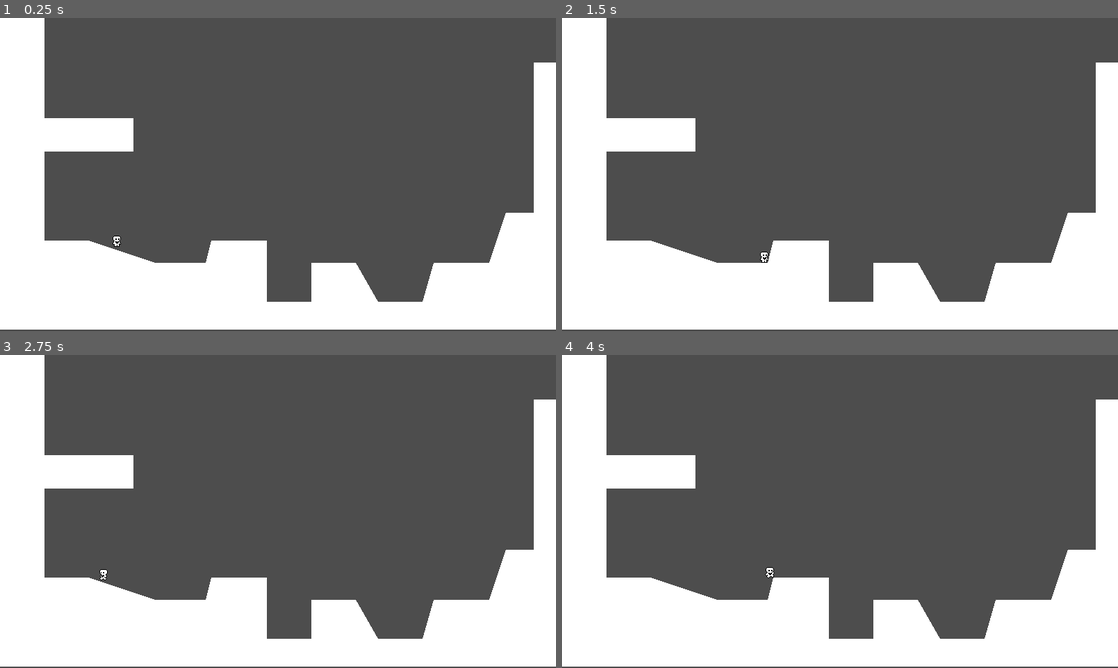
Above: before the commit, frames 1-4 (two rows, left to right).
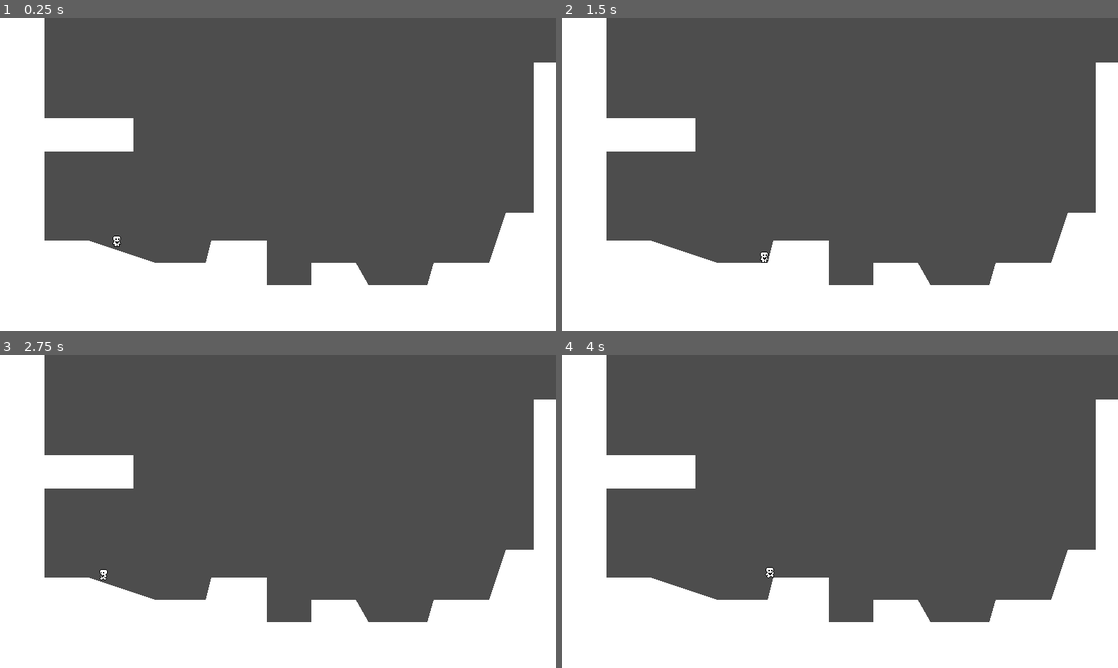
Above: after the commit, the same moments.

Repository: gpot22/goedware-jam-11
Game: Godot game, scene res://scene/world.tscn
Two runs of this game, one before a commit and one after it. Both use one fixed random seed, a clock stepped at 60 frames per second and the inputs below.
Inputs:
- Up to frame 1 (0.25 s): no input
- Up to frame 2 (1.5 s): tap Enter at 0.5 s; hold D (right) from 0.53 s (still down); tap Space (jump) at 0.77 s
- Up to frame 3 (2.75 s): tap Space (jump) at 1.52 s; release D (right) at 2.03 s; hold A (left) from 2.03 s (still down)
- Up to frame 4 (4 s): tap Space (jump) at 2.75, 3.02, 3.77 s; release A (left) at 2.78 s; hold D (right) from 2.78 s (still down)

The runs differ from the first frame. In frame 1, 1.4% of the frame differs, in the area x 0-100%, y 85-100%; in frame 2, 1.4%; in frame 3, 1.4%; in frame 4, 1.4%.

Commit message:
locked colliders and sprites to respective nodes

Diff:
--- a/scene/world.tscn
+++ b/scene/world.tscn
@@ -10,18 +10,22 @@
 [node name="Flatland" type="StaticBody2D" parent="."]
 
 [node name="FlatlandCollider" type="CollisionPolygon2D" parent="Flatland"]
-position = Vector2(1064, -1216)
+position = Vector2(0.00012207, 0)
 scale = Vector2(0.999416, 0.998047)
 polygon = PackedVector2Array(-3057.79, -1.19443e-07, -2945.72, -1.19443e-07, -2945.72, 384.752, 3602.1, 384.752, 3602.1, -1.19443e-07, 3778.21, -1.19443e-07, 3778.21, 513.002, -3057.79, 521.018)
+metadata/_edit_lock_ = true
 
 [node name="FlatlandPolygon" type="Polygon2D" parent="Flatland/FlatlandCollider"]
+metadata/_edit_lock_ = true
 
 [node name="Testland" type="StaticBody2D" parent="."]
 
 [node name="TestlandCollider" type="CollisionPolygon2D" parent="Testland"]
 polygon = PackedVector2Array(0, 0, 64, 0, 64, 144, 192, 144, 192, 192, 64, 192, 64, 320, 128, 320, 224, 352, 296, 352, 304, 320, 384, 320, 384, 408, 448, 408, 448, 352, 512, 352, 544, 408, 608, 408, 624, 352, 704, 352, 728, 280, 768, 280, 768, 64, 856, 64, 848, 448, 0, 448)
+metadata/_edit_lock_ = true
 
 [node name="TestlandPolygon" type="Polygon2D" parent="Testland/TestlandCollider"]
+metadata/_edit_lock_ = true
 
 [node name="Player" parent="." instance=ExtResource("2_rvpe0")]
 position = Vector2(168, 296)
